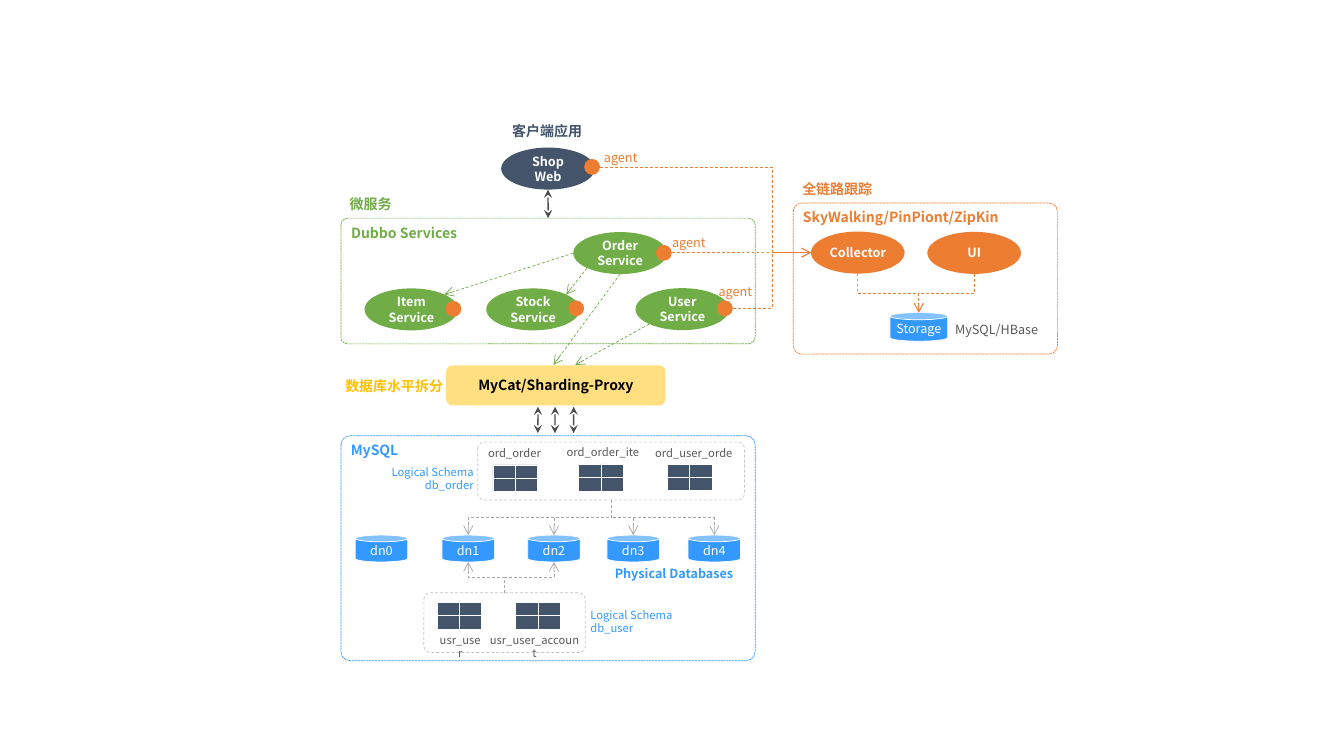
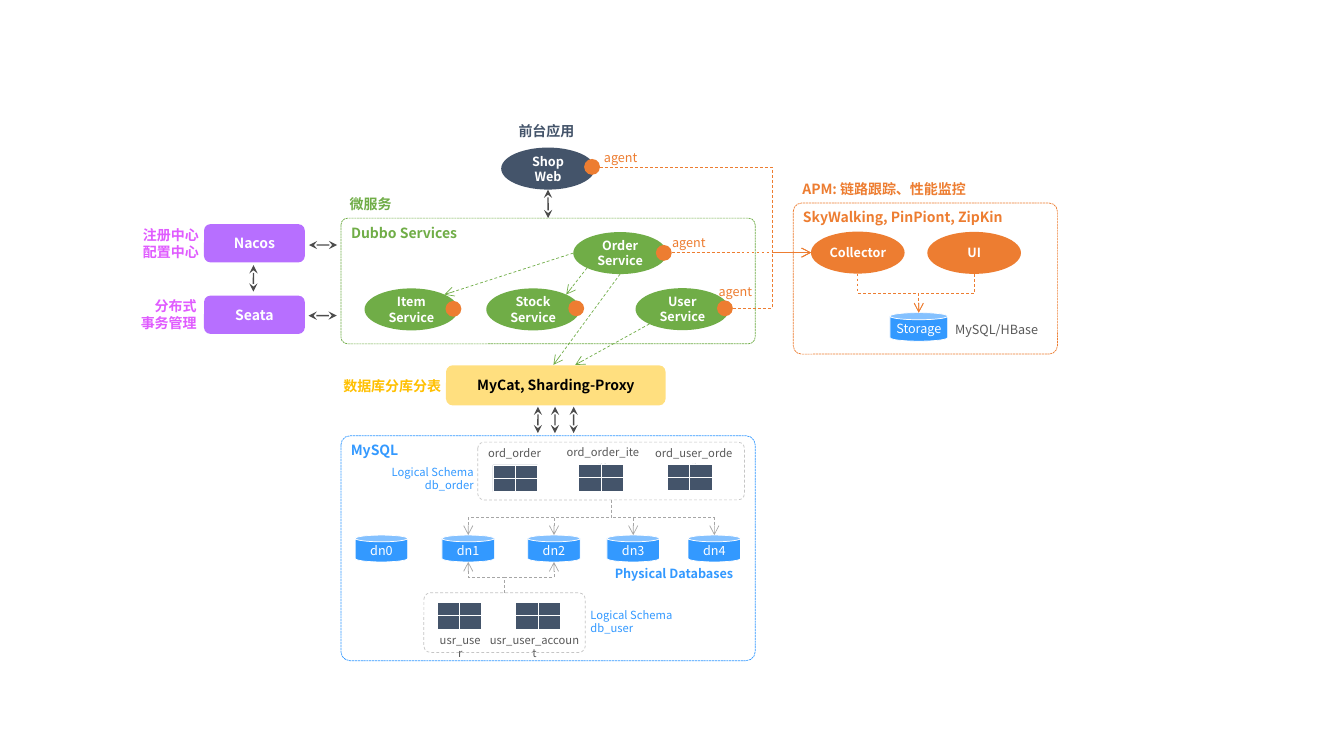
Before and after one commit to liuzhibin-cn/my-demo, a slide deck: slide 1 of docs/source.pptx. Drawn at 1344x756 pixels with LibreOffice and Linux fonts; fonts in the diff are those of the drawing. Boxes give left, top, right and bottom in pixels: in the first picture for what was removed or moved away, otherwise in the second. Text is boxed around its words. In the diff, an @@ line names an element or a change of style, - is before the commit and + after.

```diff
--- a/docs/source.pptx
+++ b/docs/source.pptx
@@ text at (x1=519, y1=124, x2=575, y2=137): text changed @@
-客户端应用
+前台应用
@@ text at (x1=802, y1=182, x2=966, y2=195): text changed @@
-全链路跟踪
+APM: 链路跟踪、性能监控
@@ text added at (x1=143, y1=228, x2=199, y2=258), 10 pt, text #E05BFF, bold @@
+注册中心
+配置中心
@@ rounded rectangle added at (x1=204, y1=224, x2=304, y2=262), fill #9933FF at 70% opacity, 10 pt, text #FFFFFF, bold @@
+Nacos
@@ text at (x1=803, y1=210, x2=1003, y2=226): text changed @@
-SkyWalking/PinPiont/ZipKin
+SkyWalking, PinPiont, ZipKin
@@ elbow double arrow added from (253, 265) to (253, 291), #000000 1 pt @@
@@ elbow double arrow added from (337, 245) to (309, 245), #000000 1 pt @@
@@ text added at (x1=141, y1=299, x2=197, y2=329), 10 pt, text #E05BFF, bold @@
+分布式
+事务管理
@@ rounded rectangle added at (x1=204, y1=295, x2=304, y2=334), fill #9933FF at 70% opacity, 10 pt, text #FFFFFF, bold @@
+Seata
@@ elbow double arrow added from (337, 316) to (309, 316), #000000 1 pt @@
@@ text at (x1=343, y1=379, x2=441, y2=392): text changed @@
-数据库水平拆分
+数据库分库分表
@@ text in rounded rectangle at (x1=477, y1=378, x2=635, y2=394): text changed @@
-MyCat/Sharding-Proxy
+MyCat, Sharding-Proxy
```
Also in this commit, not shown: 59 other files.
